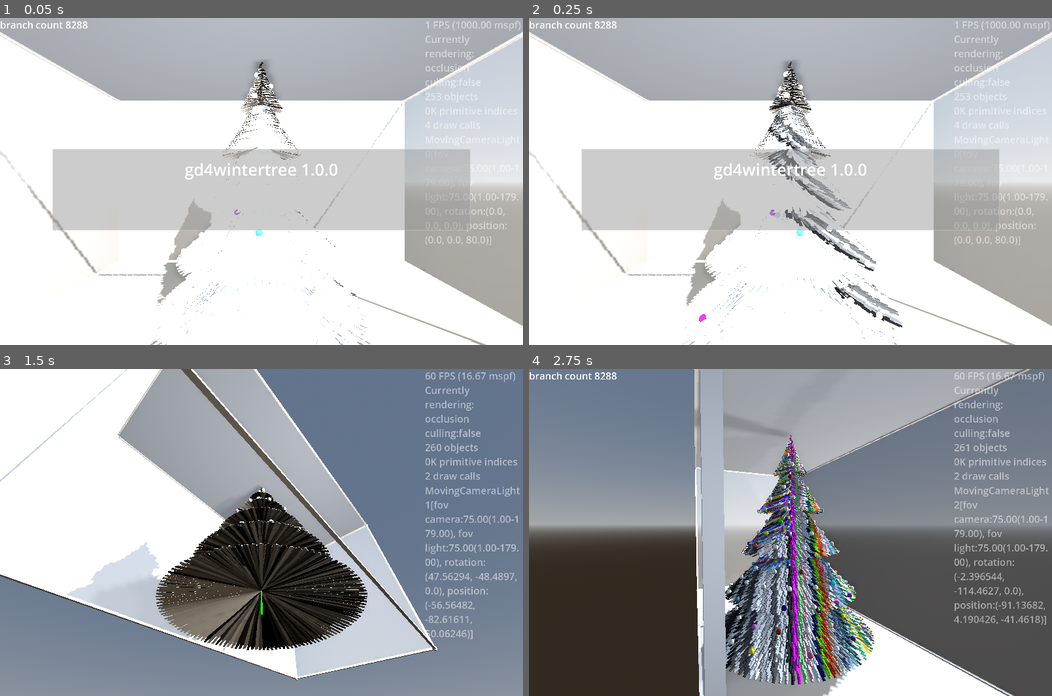
Above: before the commit, frames 1-4 (two rows, left to right).
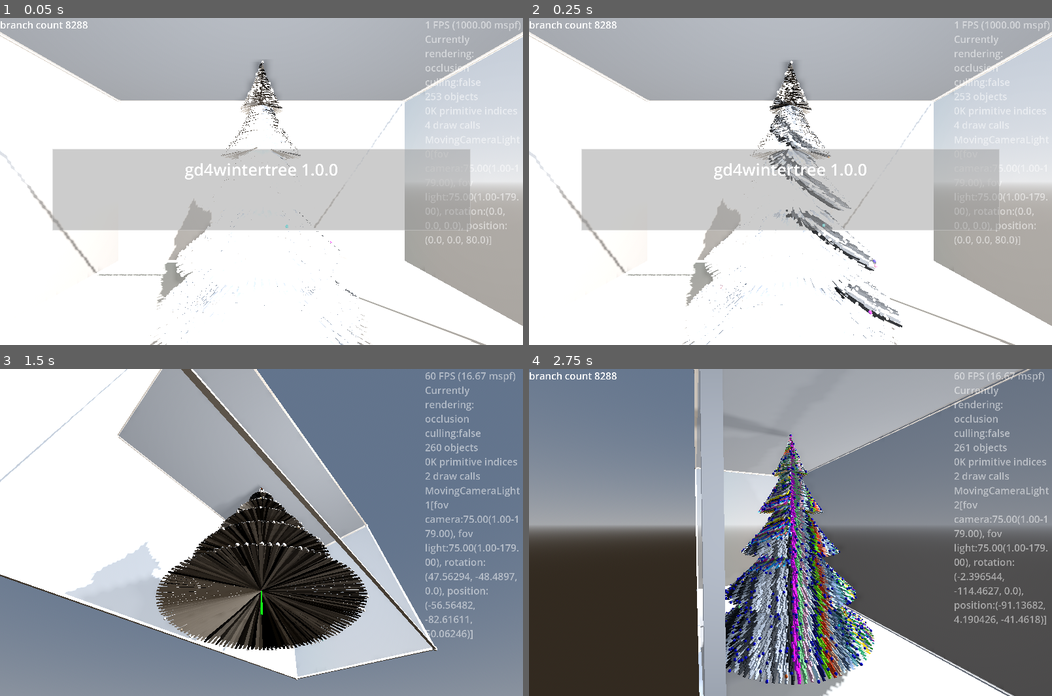
Above: after the commit, the same moments.

Repository: kasworld/gd4wintertree
Game: Godot game, scene res://main.tscn
The game is run twice, just before and just after one commit, with the same random seed, the same clock (stepped at 60 frames per second) and the same inputs.
Inputs (mouse positions are in pixels of both pictures, inside the frame that each line leads up to):
- Up to frame 1 (0.05 s): no input
- Up to frame 2 (0.25 s): no input
- Up to frame 3 (1.5 s): tap Enter at 0.5 s; move the mouse to (376, 516) at 0.52 s; hold Right 0.53-1.28 s; tap Q at 0.6 s; click (376, 516) at 0.67 s; move the mouse to (156, 548) at 1.27 s; hold Down from 1.28 s (still down); tap E at 1.35 s
- Up to frame 4 (2.75 s): move the mouse to (842, 460) at 2.02 s; release Down at 2.03 s; hold Right from 2.03 s (still down); tap Enter at 2.1 s

The runs differ from the first frame. In frame 1, 0.3% of the frame differs, in the area x 28-70%, y 13-100%; in frame 2, 0.7%; in frame 3, 0.2%; in frame 4, 1.9%, in the area x 32-66%, y 19-100%.

Commit message:
tree ornaments

Diff:
--- a/main.gd
+++ b/main.gd
@@ -59,14 +59,23 @@
 	line_tree_inst_index = line_tree.make_index_array()
 
 	var sp_mesh := SphereMesh.new()
-	sp_mesh.radius = 1
-	sp_mesh.height = 1*2
-	mesh_tree = preload("res://mesh_tree/mesh_tree.tscn").instantiate(
-		).init(sp_mesh, WorldSize.y, WorldSize.z/2, WorldSize.y/5, PI/5)
+	sp_mesh.radius = 0.5
+	sp_mesh.height = 0.5*2
+
+	#mesh_tree = preload("res://mesh_tree/mesh_tree.tscn").instantiate(
+		#).init(sp_mesh, WorldSize.y, WorldSize.z/2, WorldSize.y/5, PI/5)
+
+	var pos_list := []
+	for i in 1000:
+		var l = line_tree.line_list.pick_random()
+		pos_list.append(l[1])
+	mesh_tree = preload("res://multi_mesh_shape/multi_mesh_shape.tscn").instantiate(
+		).init_meshs_by_point_list(sp_mesh, pos_list, Color.WHITE)
 	add_child(mesh_tree)
 	mesh_tree.position.y = - WorldSize.y/2
 
-var mesh_tree :MeshTree
+#var mesh_tree :MeshTree
+var mesh_tree :MultiMeshShape
 var line_tree :LineTree
 enum AniDir { Up, Down, Left , Right }
 var line_tree_inst_index :Array
@@ -114,6 +123,7 @@
 		ani_dir_data.get_next()
 		change_count = 0
 		color_fn = [RandomColor.pure_color, RandomColor.rate_color, random_color2].pick_random()
+		mesh_tree.set_color_all( random_color())
 
 var named_color_list := ShuffleIter.new(NamedColorList.color_list)
 func random_color2(_arg ) -> Color:
--- a/mesh_tree/mesh_tree.gd
+++ b/mesh_tree/mesh_tree.gd
@@ -2,7 +2,8 @@
 class_name MeshTree
 
 func init(mesh :Mesh, h :float, w :float, y_count :int, w_branch_density :float = PI, stage_count :int=5) -> MeshTree:
-	var pos_list := []
+	pos_list = []
+	instance_count_per_y = []
 	var y_step := h / y_count
 	for yi in range(y_count-1,0,-1):
 		var y := y_step * yi
@@ -26,7 +27,8 @@
 		rtn.append(to)
 	return rtn
 
-var instance_count_per_y :Array[int] = []
+var pos_list :Array
+var instance_count_per_y :Array[int]
 func make_index_array() -> Array:
 	var rtn := []
 	var i := 0
